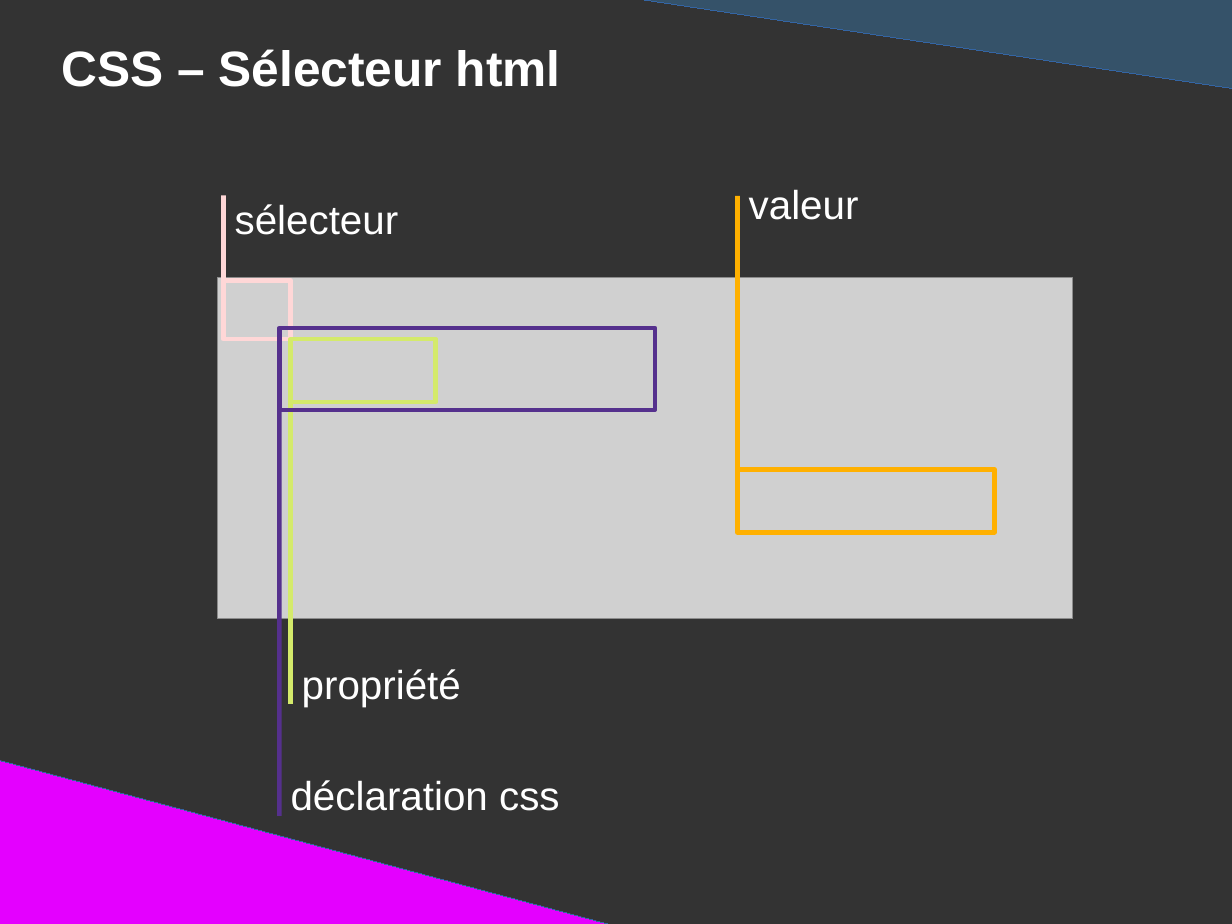
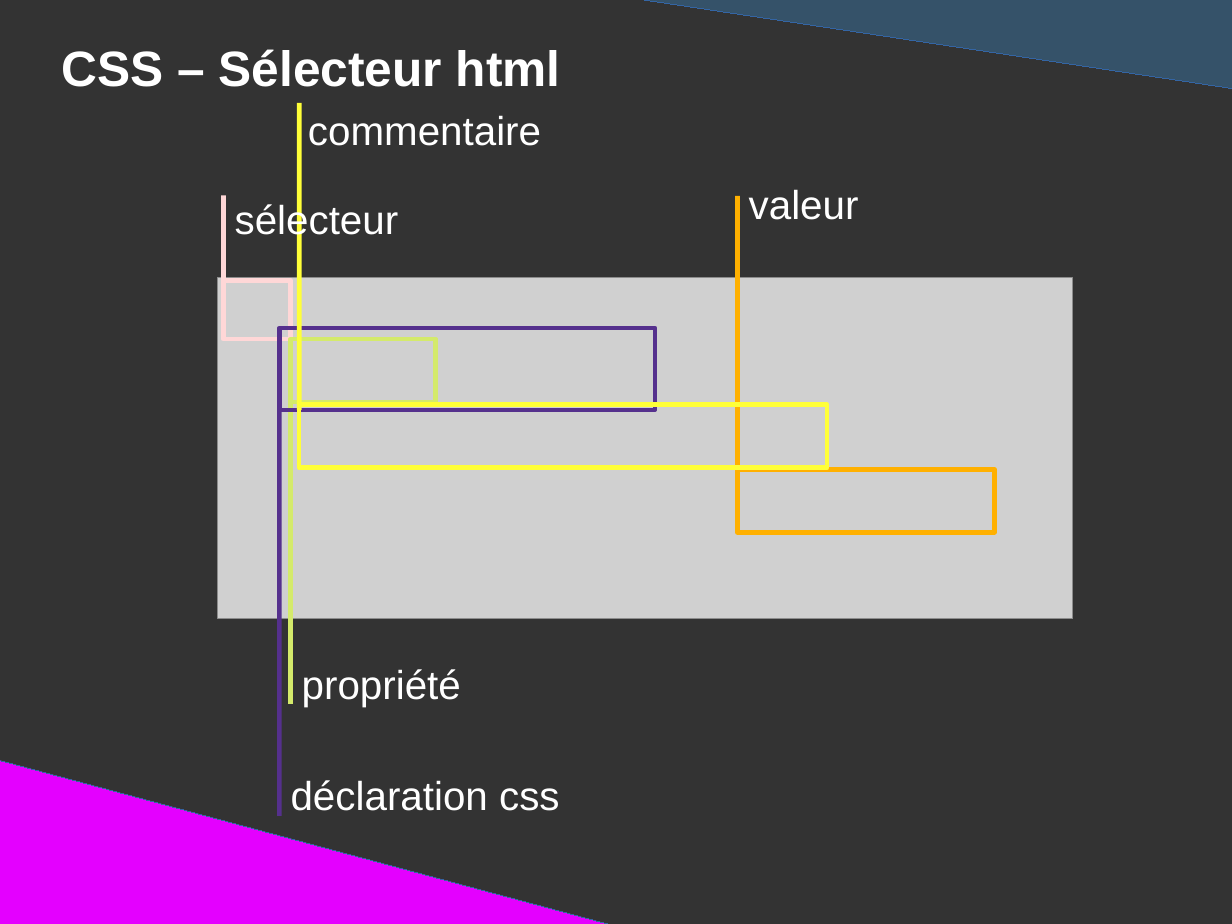
Before and after one commit to DanYellow/presentations, a slide deck: slide 69 of mmi/html/travaux-pratiques/numero-1/presentation.odp. Drawn at 1232x924 pixels with LibreOffice and Linux fonts; fonts in the diff are those of the drawing; grey boxes stand for pictures. Boxes give left, top, right and bottom in pixels: in the first picture for what was removed or moved away, otherwise in the second. Text is boxed around its words. In the diff, an @@ line names an element or a change of style, - is before the commit and + after.

```diff
--- a/mmi/html/travaux-pratiques/numero-1/presentation.odp
+++ b/mmi/html/travaux-pratiques/numero-1/presentation.odp
@@ line added from (300, 410) to (300, 103), #FFFF38 3 pt @@
@@ title added at (308, 115, 541, 146), 26 pt, text #FFFFFF @@
+commentaire
@@ rectangle added at (300, 405, 827, 467), outline #FFFF38 3 pt @@
```
Also in this commit, not shown: 11 other slides changed, 4 slides added, 2 other files.
